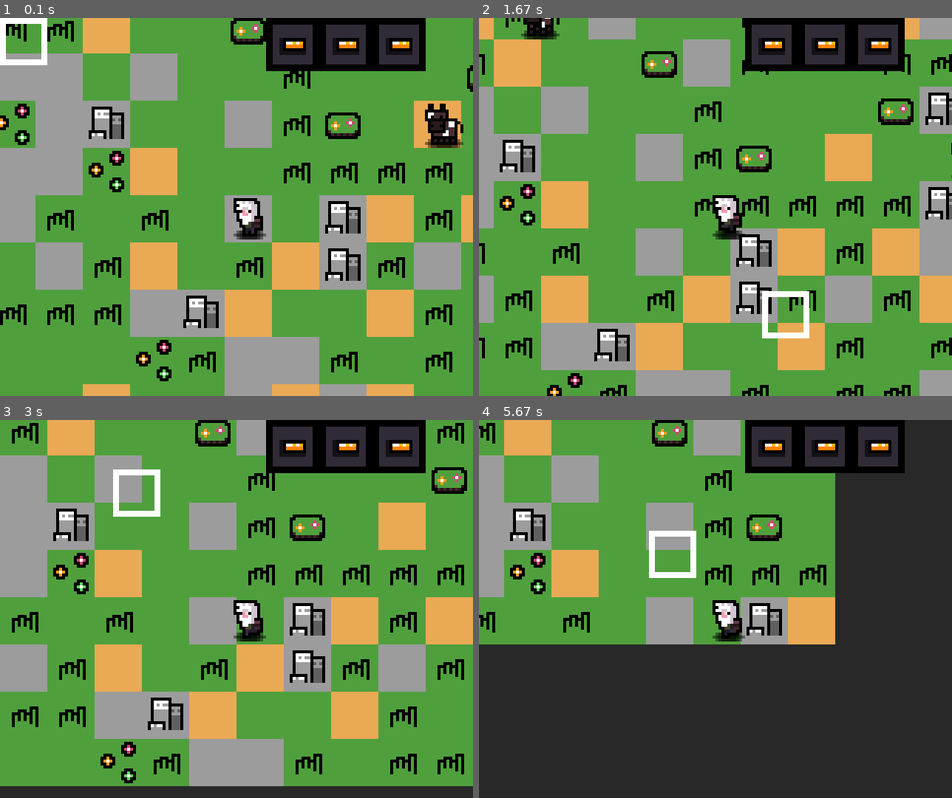
Above: before the commit, frames 1-4 (two rows, left to right).
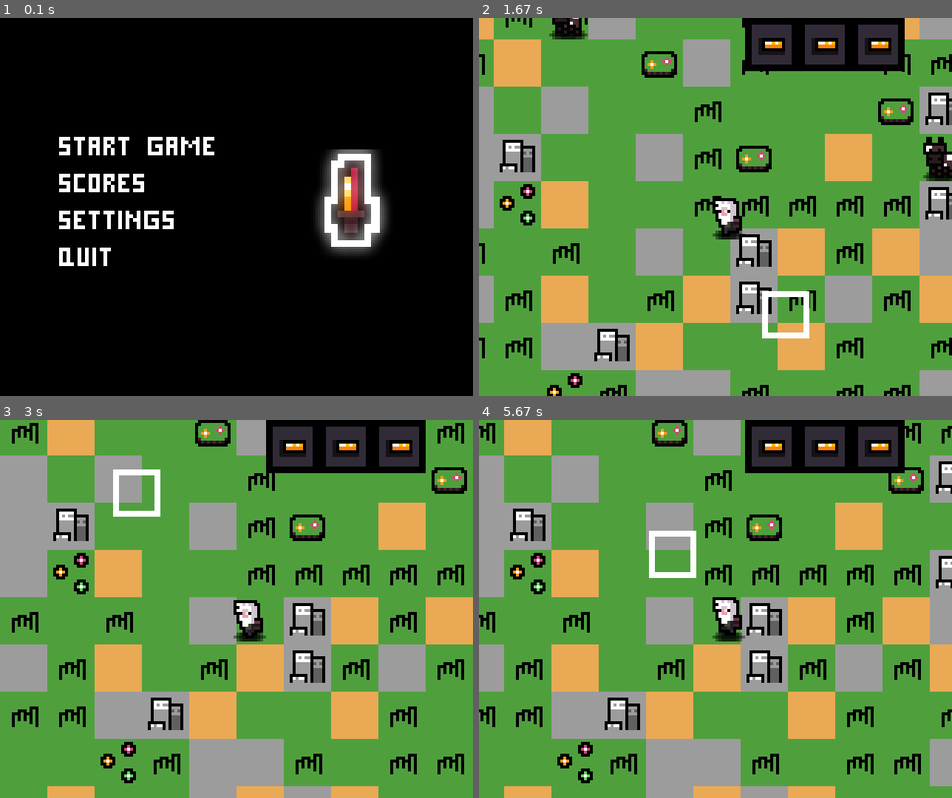
Above: after the commit, the same moments.

Repository: evilrise7/hostage
Game: pygame game, started from yandexpygame.py
The game is run twice, just before and just after one commit, with the same random seed, the same clock (stepped at 60 frames per second) and the same inputs.
Inputs (mouse positions are in pixels of both pictures, inside the frame that each line leads up to):
- Up to frame 1 (0.1 s): no input
- Up to frame 2 (1.67 s): click (616, 142) at 0.38 s, where only the run after the commit has a clickable "Start Game"; hold D 0.67-1.13 s; move the mouse to (696, 222) at 0.7 s; hold W 1.17-1.47 s; move the mouse to (715, 233) at 1.2 s; hold D from 1.5 s (still down); move the mouse to (762, 290) at 1.53 s
- Up to frame 3 (3 s): release D at 1.97 s; hold A 2-2.53 s; move the mouse to (89, 695) at 2.03 s; hold S 2.57-2.87 s; move the mouse to (411, 741) at 2.6 s; hold A from 2.9 s (still down); move the mouse to (113, 469) at 2.93 s
- Up to frame 4 (5.67 s): release A at 3.3 s; hold W 3.33-3.7 s; move the mouse to (601, 533) at 3.37 s; hold D 3.73-4.37 s; move the mouse to (691, 707) at 3.77 s; hold S 4.4-4.77 s; move the mouse to (715, 654) at 4.43 s; hold A 4.8-5.27 s; move the mouse to (895, 752) at 4.83 s; hold D from 5.3 s (still down); move the mouse to (649, 529) at 5.33 s

The runs differ from the first frame. In frame 1, 92% of the frame differs, in the area x 0-100%, y 0-100%; in frame 2, 1.5%; in frame 3, 3.1%; in frame 4, 53%.

Commit message:
Результат 4-го дня работы: Меню

Diff:
--- a/yandexpygame.py
+++ b/yandexpygame.py
@@ -6,13 +6,16 @@
 
 
 pg.init()
+pg.mixer.init()
+
 pg.display.set_caption("Hell Obtained Sensible Tiny And Geniusly Emmy.")
 pg.display.set_icon(pg.image.load("sprites\icon.png"))
 WIDTH = 640
 HEIGHT = 512
 screen = pg.display.set_mode((WIDTH, HEIGHT))
-pg.mouse.set_visible(False)
 pg.key.set_repeat(500, 100)
+
+menu_text = pg.font.Font('cyr.ttf', 36)
 
 all_sprites = pg.sprite.Group()
 tiles_group = pg.sprite.Group()
@@ -20,6 +23,13 @@
 inventory_group = pg.sprite.Group()
 drop_group = pg.sprite.Group()
 animal_group = pg.sprite.Group()
+
+#sounds
+walk_sound = pg.mixer.Sound("sounds\walk2.wav")
+walk_sound.set_volume(0.1)
+
+world_cut_sound = pg.mixer.Sound("sounds\cut.wav")
+world_cut_sound.set_volume(7.0)
 
 
 def load_image(name, colorkey=None):
@@ -58,15 +68,67 @@
 drop_images = {"meat": load_image('meat.png')}
 
 
+class Menu:
+    def __init__(self):
+        pg.mouse.set_visible(True)
+        pass
+
+    def run(self):
+        self.running = True
+        start_game = menu_text.render("Start Game", 0, (255, 255, 255))
+        start_game_rect = start_game.get_rect().move(80, 150)
+
+        record_txt = menu_text.render("Scores", 0, (255, 255, 255))
+        record_rect = record_txt.get_rect().move(80, 200)
+
+        settings_txt = menu_text.render("Settings", 0, (255, 255, 255))
+        settings_rect = settings_txt.get_rect().move(80, 250)
+
+        exit_txt = menu_text.render("Quit", 0, (255, 255, 255))
+        exit_rect = exit_txt.get_rect().move(80, 300)
+
+        while self.running:
+            for event in pg.event.get():
+                if event.type == pg.QUIT:
+                    self.running = False
+
+                if event.type == pg.MOUSEBUTTONDOWN:
+                    if start_game_rect.collidepoint(event.pos):
+                        print(0)
+                        world = Game(difficult="hardcore")
+                        world.run()
+
+                    if record_rect.collidepoint(event.pos):
+                        print(1)
+                    if settings_rect.collidepoint(event.pos):
+                        print(2)
+                    if exit_rect.collidepoint(event.pos):
+                        self.running = False
+
+            image = load_image("logo.png")
+            image = pg.transform.scale(image, (144, 196))
+
+            screen.fill((0, 0, 0))
+            screen.blit(image, (400, 150))
+            screen.blit(start_game, (80, 150))
+            screen.blit(record_txt, (80, 200))
+            screen.blit(settings_txt, (80, 250))
+            screen.blit(exit_txt, (80, 300))
+
+            pg.display.flip()
+        pg.quit()
+
+
 class Game:  # Инициализация игры
-    def __init__(self):
+    def __init__(self, difficult="easy"):
+        pg.mouse.set_visible(False)
         self.dt = 0
         self.FPS = 60
         self.clock = pg.time.Clock()
         self.timer_cut = 0
         self.time_in_game = 0
         self.mousepos = (0, 0)
-
+        self.difficult = difficult
         self.step = 1
 
         self.world = TileMap()
@@ -99,6 +161,13 @@
         for _ in range(random.randint(24, 32)):
             self.mobs.append(Cow(animal_group,
                                  self, random.randint(2, 62), random.randint(2, 62), 64))
+
+        if self.difficult == "easy":
+            self.cell_timer = 15
+        if self.difficult == "middle":
+            self.cell_timer = 7.5
+        if self.difficult == "hardcore":
+            self.cell_timer = 3.75
 
     def player_run(self):
         self.player.state = "run"
@@ -130,7 +199,7 @@
 
     def world_cutting(self):
         self.timer_cut += self.dt
-        if self.timer_cut > 1:
+        if self.timer_cut > self.cell_timer:
             tiles_group.empty()  # очистка всех спрайтов, чтобы не нагружать память
             self.step += 1
 
@@ -147,6 +216,7 @@
             tiles_group.update()
             entities_group.update()
 
+            world_cut_sound.play()
             self.timer_cut = 0
 
     def run(self):
@@ -204,8 +274,8 @@
 
             pg.display.flip()
 
+        print(str(datetime.timedelta(seconds=round(self.time_in_game, 2))))
         pg.quit()
-        print(str(datetime.timedelta(seconds=round(self.time_in_game, 2))))
 
     def quit(self):
         pg.quit()
@@ -417,12 +487,16 @@
 
         if keys[pg.K_a]:
             self.vx = -self.speed
+            walk_sound.play()
         if keys[pg.K_d]:
             self.vx = self.speed
+            walk_sound.play()
         if keys[pg.K_w]:
             self.vy = -self.speed
+            walk_sound.play()
         if keys[pg.K_s]:
             self.vy = self.speed
+            walk_sound.play()
 
         if self.vx == self.vy == 0:
             self.state = "stay"
@@ -608,6 +682,8 @@
         self.rect.y = self.y
 
 
-# Создание/Отрисовка мира
-world = Game()
-world.run()
+men = Menu()
+men.run()
+#Создание/Отрисовка мира
+#world = Game(difficult="hardcore")
+#world.run()
Binary file added: cyr.ttf
Binary file added: sprites/logo.png
Not shown, added: sounds/cow_walk.wav
Not shown, added: sounds/cut.wav
Not shown, added: sounds/walk.wav
Not shown, added: sounds/walk2.wav
